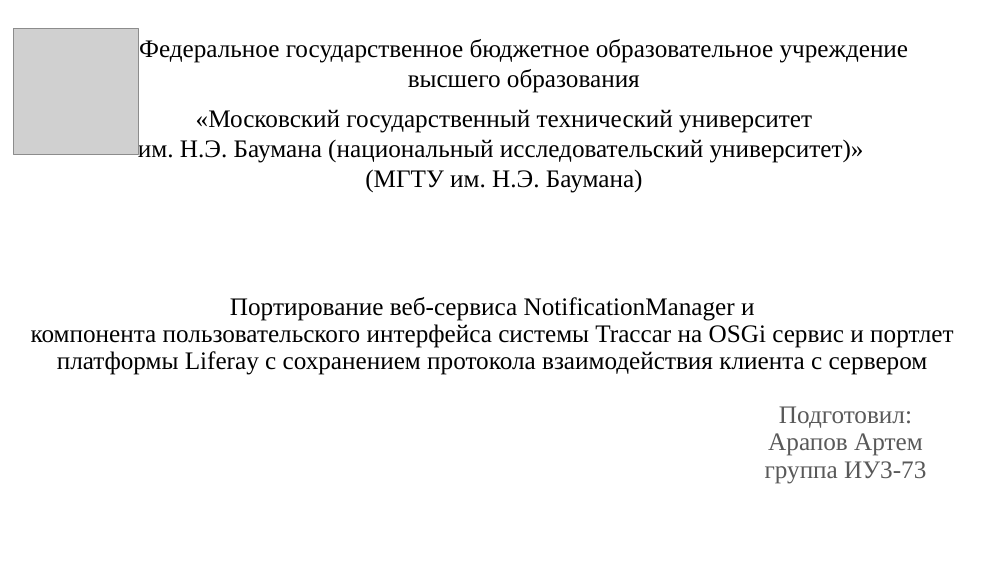
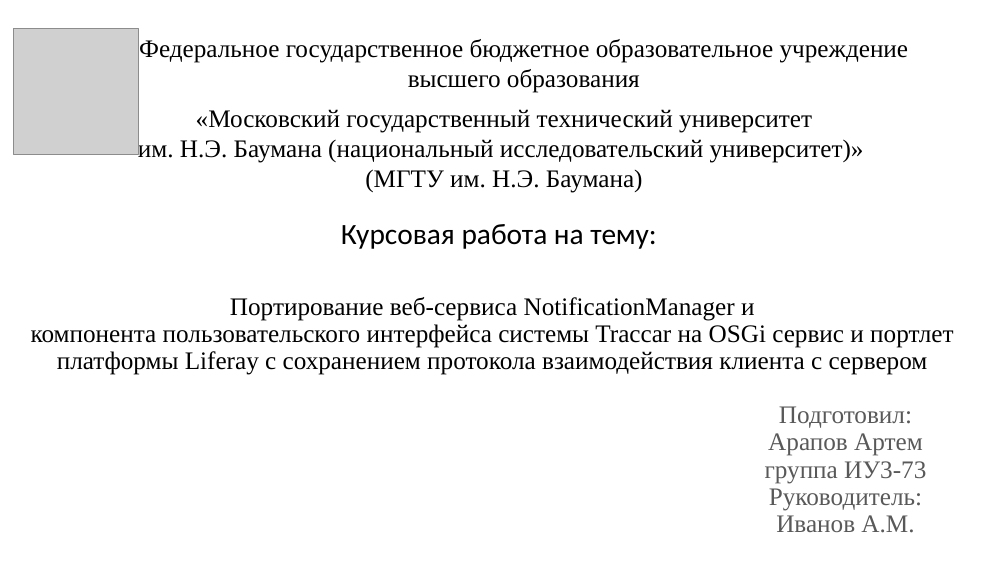
Before and after one commit to Letargon/com.bmstu.notifications.manager, a slide deck: slide 1 of Презентация.pptx. Drawn at 1008x567 pixels with LibreOffice and Linux fonts; fonts in the diff are those of the drawing; grey boxes stand for pictures. Boxes give left, top, right and bottom in pixels: in the first picture for what was removed or moved away, otherwise in the second. Text is boxed around its words. In the diff, an @@ line names an element or a change of style, - is before the commit and + after.

Commit message:
+pptx change

```diff
--- a/Презентация.pptx
+++ b/Презентация.pptx
@@ text added at [341,224,656,249], 28 pt, text #000000 @@
+Курсовая работа на тему:
@@ subtitle at [769,488,922,533]: paragraphs added @@
+Руководитель:
+Иванов А.М.
```
